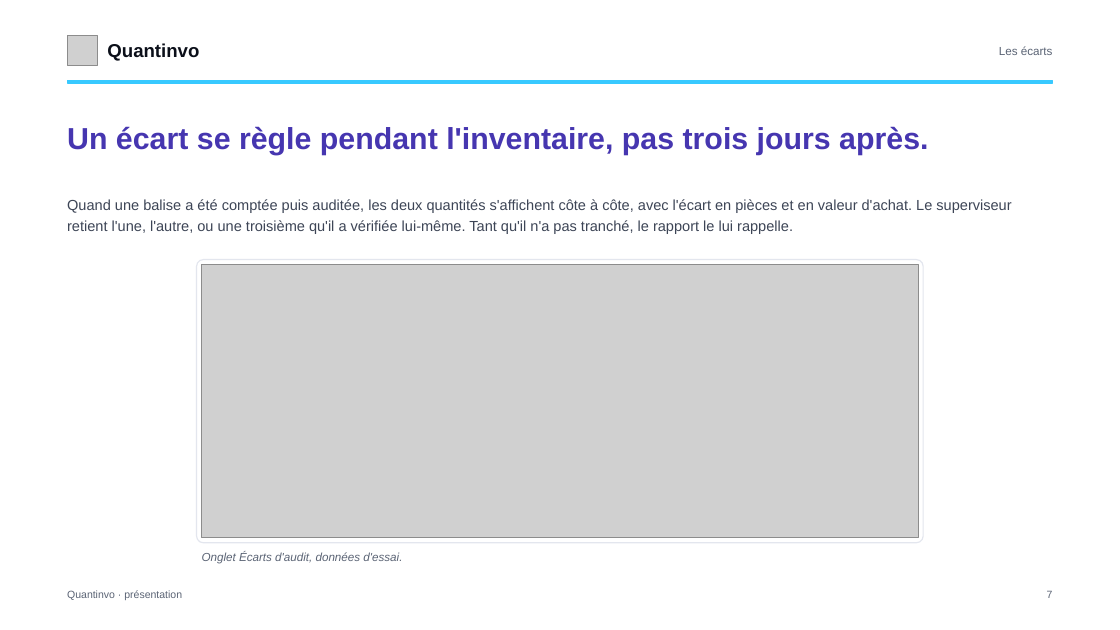
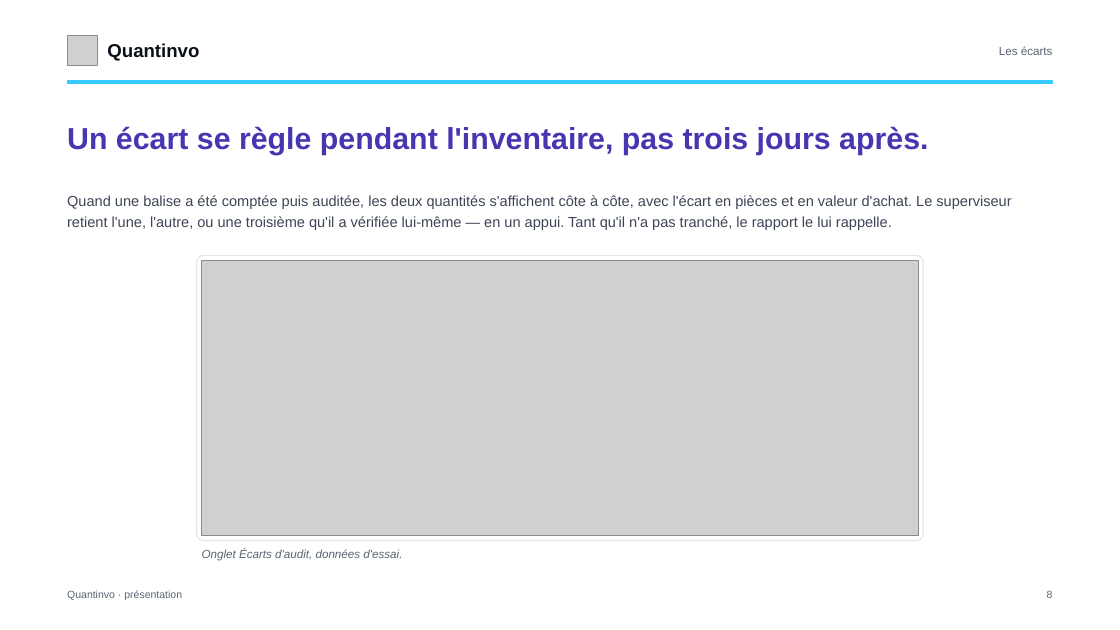
Before and after one commit to devkaylab/Inventaire, a slide deck: slide 8 of docs/entreprise/deck/Quantinvo-presentation.pptx (slide 7 before the commit). Drawn at 1120x630 pixels with LibreOffice and Linux fonts; fonts in the diff are those of the drawing; grey boxes stand for pictures. Boxes give left, top, right and bottom in pixels: in the first picture for what was removed or moved away, otherwise in the second. Text is boxed around its words. In the diff, an @@ line names an element or a change of style, - is before the commit and + after.

```diff
--- a/docs/entreprise/deck/Quantinvo-presentation.pptx
+++ b/docs/entreprise/deck/Quantinvo-presentation.pptx
@@ text at [67, 195, 1011, 230]: text changed @@
-Quand une balise a été comptée puis auditée, les deux quantités s'affichent côte à côte, avec l'écart en pièces et en valeur d'achat. Le superviseur retient l'une, l'autre, ou une troisième qu'il a vérifiée lui-même. Tant qu'il n'a pas tranché, le rapport le lui rappelle.
+Quand une balise a été comptée puis auditée, les deux quantités s'affichent côte à côte, avec l'écart en pièces et en valeur d'achat. Le superviseur retient l'une, l'autre, ou une troisième qu'il a vérifiée lui-même — en un appui. Tant qu'il n'a pas tranché, le rapport le lui rappelle.
@@ rounded rectangle: place and size @@
-rounded rectangle at [197, 260, 923, 543]
+rounded rectangle at [197, 255, 923, 540]
@@ picture: place and size @@
-picture at [202, 265, 918, 538]
+picture at [202, 260, 918, 535]
@@ text at [1047, 591, 1053, 598]: text changed @@
-7
+8
```
Also in this commit, not shown: 4 other slides changed, 3 slides added, 1 slide removed, 25 other files.
